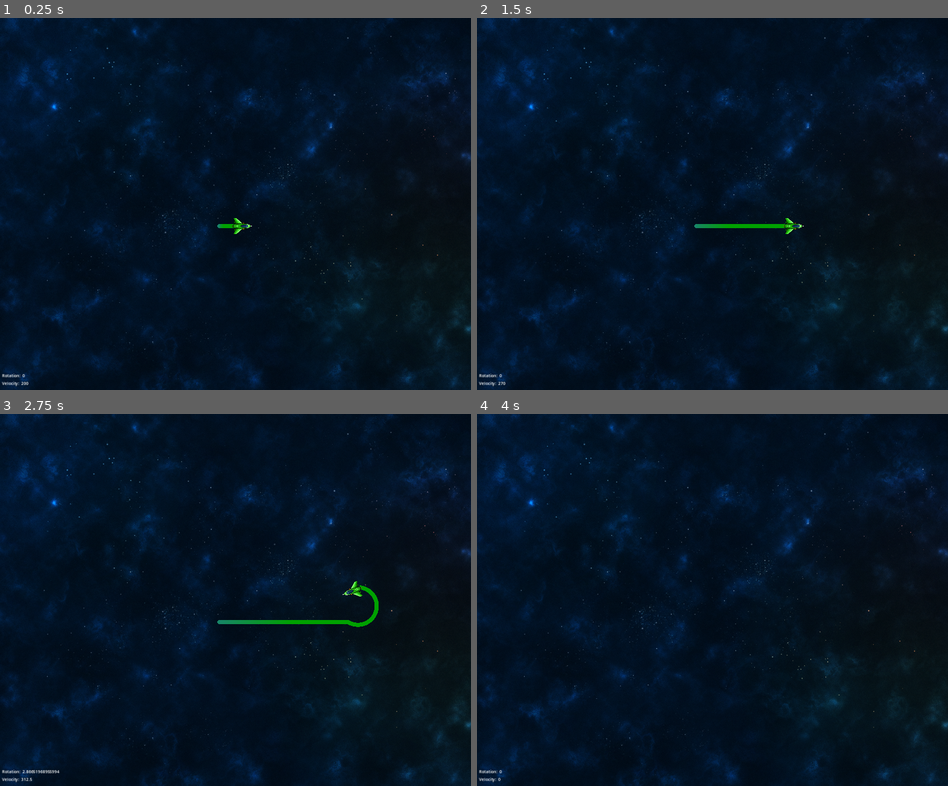
Above: before the commit, frames 1-4 (two rows, left to right).
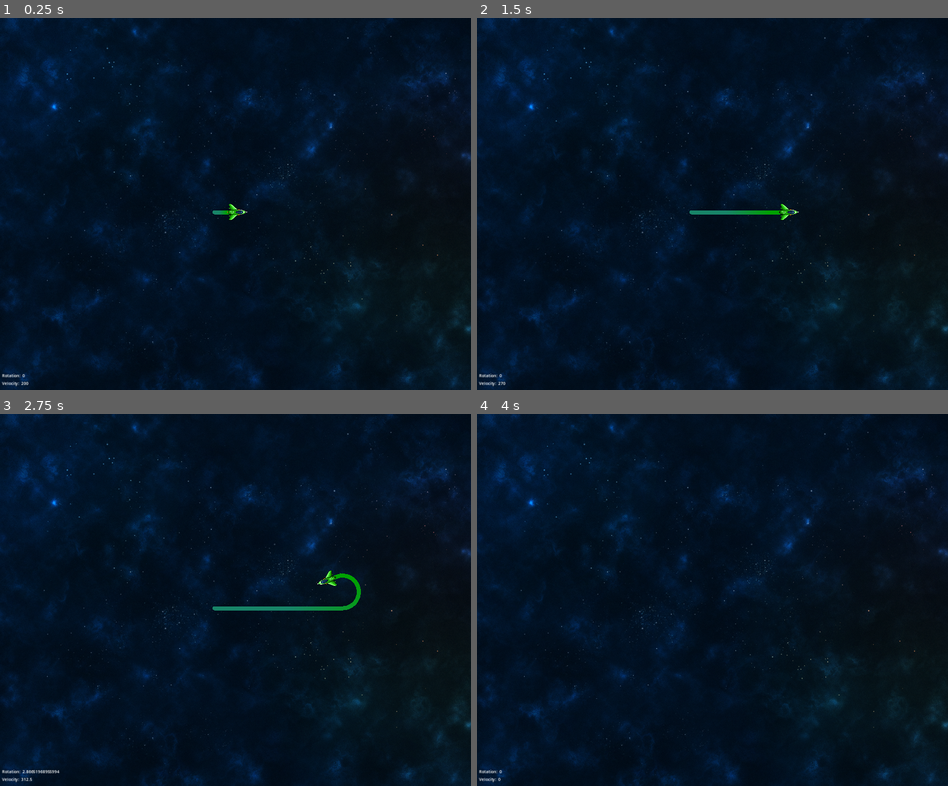
Above: after the commit, the same moments.

Repository: kanobi/kacha
Game: Godot game, scene res://scenes/main/main.tscn
Two runs of this game, one before a commit and one after it. Both use one fixed random seed, a clock stepped at 60 frames per second and the inputs below.
Inputs:
- Up to frame 1 (0.25 s): no input
- Up to frame 2 (1.5 s): hold Up (up) from 0.53 s (still down)
- Up to frame 3 (2.75 s): release Up (up) at 2.03 s; hold Left (left) from 2.03 s (still down)
- Up to frame 4 (4 s): tap Enter at 3.5 s; release Left (left) at 3.53 s; hold Down (down) from 3.53 s (still down)

The runs differ from the first frame. In frame 1, 0.2% of the frame differs, in the area x 45-54%, y 50-59%; in frame 2, 0.6%; in frame 3, 1.0%, in the area x 45-81%, y 41-58%; in frame 4, nothing differs.

Commit message:
make things more gooder

Diff:
--- a/scenes/main/main.tscn
+++ b/scenes/main/main.tscn
@@ -14,6 +14,7 @@
 texture = ExtResource("1_np6ke")
 
 [node name="Ship" parent="." instance=ExtResource("2_hgck7")]
+position = Vector2(828, 754)
 
 [node name="Hud" parent="." instance=ExtResource("4_rry50")]
 
--- a/scenes/ship/ship.gd
+++ b/scenes/ship/ship.gd
@@ -14,7 +14,6 @@
 	screen_size = get_viewport_rect().size
 	trail_line = get_tree().get_first_node_in_group("trail_line_grp")
 	player_trail = get_tree().get_first_node_in_group("player_trail_grp")
-	previous_position = $TrailSpawner.global_position
 
 
 func _process(delta):
@@ -43,8 +42,10 @@
 
 	trail_line.add_point(spawner_position)
 
-	new_segment.a = previous_position
-	new_segment.b = spawner_position
+	# To prevent small un-marked collision line at the start
+	if previous_position:
+		new_segment.a = previous_position
+		new_segment.b = spawner_position
 	new_collision_shape.shape = new_segment
 	new_collision_segment.add_child(new_collision_shape)
 	player_trail.add_child(new_collision_segment)
--- a/scenes/ship/ship.tscn
+++ b/scenes/ship/ship.tscn
@@ -9,18 +9,19 @@
 
 [node name="Ship" type="CharacterBody2D"]
 z_index = 8
-position = Vector2(888, 808)
 scale = Vector2(0.5, 0.5)
 script = ExtResource("1_ghp7x")
 
 [node name="RocketSprite" type="Sprite2D" parent="."]
+position = Vector2(82, 0)
 rotation = 1.5708
 scale = Vector2(0.84, 1)
 texture = ExtResource("1_04ok8")
 
 [node name="CollisionShape" type="CollisionShape2D" parent="."]
+position = Vector2(82, 0)
 rotation = 1.5708
 shape = SubResource("CapsuleShape2D_cguxg")
 
 [node name="TrailSpawner" type="Marker2D" parent="."]
-position = Vector2(-80, 0)
+position = Vector2(2, 0)
--- a/scenes/trail/trail.tscn
+++ b/scenes/trail/trail.tscn
@@ -2,7 +2,7 @@
 
 [sub_resource type="Gradient" id="Gradient_frkg8"]
 resource_local_to_scene = true
-offsets = PackedFloat32Array(0, 0.377807)
+offsets = PackedFloat32Array(0.410714, 0.892857)
 colors = PackedColorArray(0.0935333, 0.51729, 0.408761, 1, 0, 0.629484, 0, 1)
 
 [node name="Trail" type="Node"]
